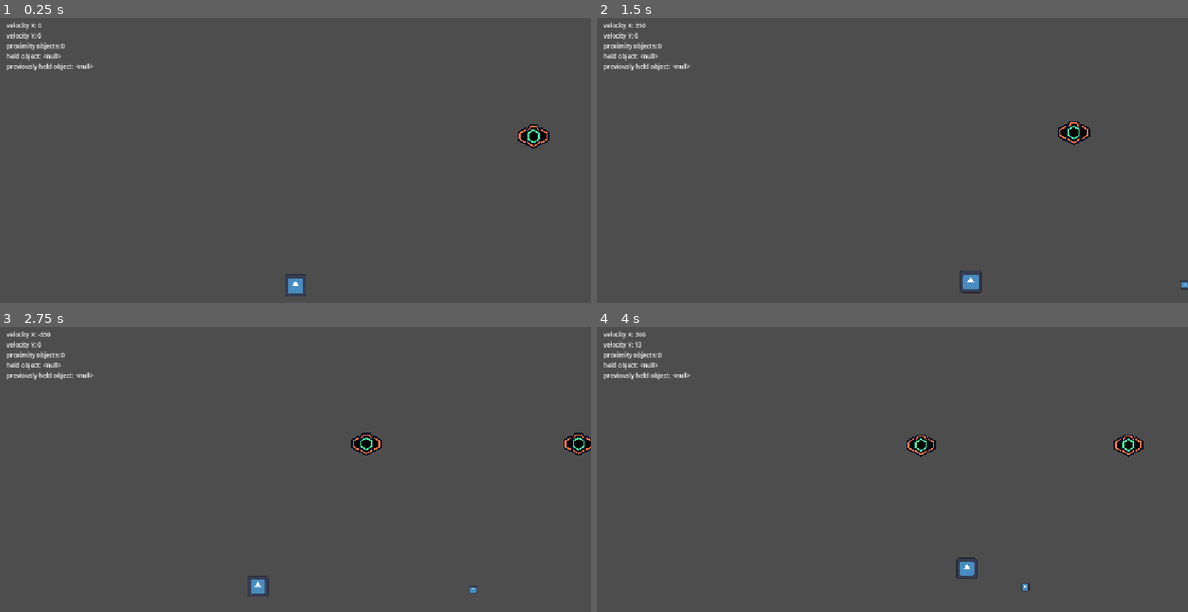
Above: before the commit, frames 1-4 (two rows, left to right).
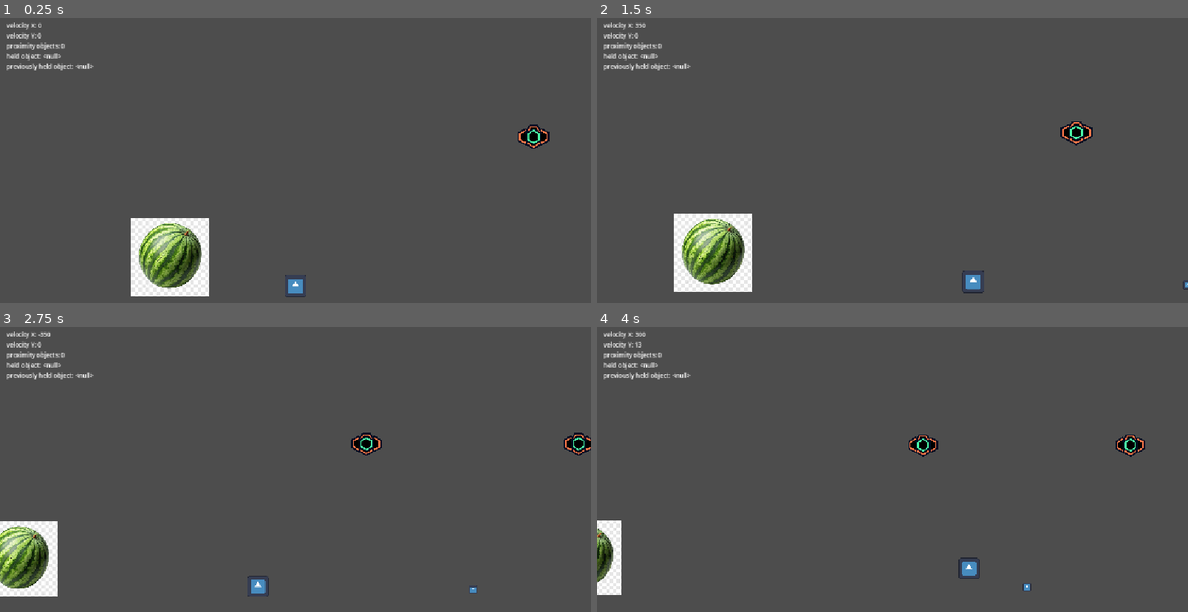
Above: after the commit, the same moments.

Repository: untugo/metroidvania-jam
Game: Godot game, scene res://scenes/world.tscn
Same seed, same stepped clock (60 frames per second), same inputs: the game is played once before the commit and once after it. The engine's default icon, where the game draws it, is replaced by a stand-in: a white triangle on a blue panel in a dark square.
Inputs (mouse positions are in pixels of both pictures, inside the frame that each line leads up to):
- Up to frame 1 (0.25 s): no input
- Up to frame 2 (1.5 s): tap Enter (ui_accept) at 0.5, 0.77 s; move the mouse to (1022, 163) at 0.52 s; press the mouse at (1022, 163) at 0.53 s; hold D (MOVE_RIGHT) from 0.53 s (still down); move the mouse to (774, 197) at 1.27 s; release the mouse at (774, 197) at 1.28 s; right-click (774, 197) at 1.35 s
- Up to frame 3 (2.75 s): tap Enter (ui_accept) at 1.52 s; move the mouse to (354, 418) at 2.02 s; release D (MOVE_RIGHT) at 2.03 s; hold A (MOVE_LEFT) from 2.03 s (still down); hold F (ACTION_03) from 2.03 s (still down)
- Up to frame 4 (4 s): move the mouse to (862, 557) at 2.77 s; release A (MOVE_LEFT) at 2.78 s; release F (ACTION_03) at 2.78 s; hold D (MOVE_RIGHT) from 2.78 s (still down); tap Shift (dash) at 2.85 s; tap Enter (ui_accept) at 3.02, 3.77 s; move the mouse to (1069, 540) at 3.52 s; hold E (ring) from 3.53 s (still down)

The runs differ from the first frame. In frame 1, 3.7% of the frame differs, in the area x 22-93%, y 37-98%; in frame 2, 3.9%, in the area x 13-100%, y 36-97%; in frame 3, 2.6%; in frame 4, 1.6%.

Commit message:
added an enemy and health

Diff:
--- a/project.godot
+++ b/project.godot
@@ -19,6 +19,10 @@
 
 window/stretch/mode="canvas_items"
 window/stretch/aspect="expand"
+
+[global_group]
+
+enemies=""
 
 [input]
 
--- /dev/null
+++ b/scenes/enemy.tscn
@@ -0,0 +1,22 @@
+[gd_scene format=3 uid="uid://do1ryyu8dflta"]
+
+[ext_resource type="Texture2D" uid="uid://dkkp16kay52s4" path="res://assets/textures/enemy_placeholder.png" id="1_7p1mj"]
+[ext_resource type="Script" uid="uid://csd6dixirkr2v" path="res://scripts/enemies scripts/enemy.gd" id="1_md0e3"]
+
+[sub_resource type="RectangleShape2D" id="RectangleShape2D_md0e3"]
+size = Vector2(158, 158)
+
+[node name="Area2D" type="Area2D" unique_id=1049215751 groups=["enemies"]]
+collision_layer = 4
+collision_mask = 2
+script = ExtResource("1_md0e3")
+
+[node name="CollisionShape2D" type="CollisionShape2D" parent="." unique_id=1029725187]
+position = Vector2(1, 0)
+shape = SubResource("RectangleShape2D_md0e3")
+
+[node name="Sprite2D" type="Sprite2D" parent="." unique_id=1486681985]
+scale = Vector2(0.240625, 0.240625)
+texture = ExtResource("1_7p1mj")
+
+[connection signal="body_entered" from="." to="." method="_on_body_entered"]
--- a/scenes/player.tscn
+++ b/scenes/player.tscn
@@ -1,11 +1,15 @@
 [gd_scene format=3 uid="uid://br5r2ckil35is"]
 
+[ext_resource type="Script" uid="uid://d277b1st2b5i2" path="res://scripts/player scripts/enemy_colider.gd" id="1_fjrip"]
 [ext_resource type="Texture2D" uid="uid://b7n2gxcd8rxmu" path="res://assets/textures/icon.svg" id="2_qhqgy"]
 [ext_resource type="PackedScene" uid="uid://bat2wv1lxk2ll" path="res://debug/debug UI.tscn" id="2_tuyoq"]
 [ext_resource type="Texture2D" uid="uid://6341lixl4ox8" path="res://assets/textures/arrow.png" id="3_qhqgy"]
 [ext_resource type="Script" uid="uid://csmy8ycycfqb0" path="res://scripts/player scripts/character_controller.gd" id="4_dqkch"]
 [ext_resource type="Script" uid="uid://dfi1dyr3i54vx" path="res://scripts/player scripts/camera_controller.gd" id="5_qlg0r"]
 [ext_resource type="Script" uid="uid://657ashe4v6co" path="res://scripts/player scripts/hand_controller.gd" id="6_fjrip"]
+
+[sub_resource type="RectangleShape2D" id="RectangleShape2D_fjrip"]
+size = Vector2(34, 30)
 
 [sub_resource type="RectangleShape2D" id="RectangleShape2D_g2els"]
 size = Vector2(44, 44)
@@ -19,10 +23,21 @@
 floor_stop_on_slope = false
 platform_floor_layers = 4294901761
 
+[node name="EnemyColider" type="Node2D" parent="." unique_id=1369354087]
+script = ExtResource("1_fjrip")
+
+[node name="ColisionArea" type="Area2D" parent="EnemyColider" unique_id=1244187684]
+collision_layer = 4
+collision_mask = 4
+
+[node name="CollisionShape2D" type="CollisionShape2D" parent="EnemyColider/ColisionArea" unique_id=21709219]
+shape = SubResource("RectangleShape2D_fjrip")
+
 [node name="Cameras" type="Node2D" parent="." unique_id=1850579589]
 
 [node name="MovementCamera" type="Camera2D" parent="Cameras" unique_id=144124934]
 offset = Vector2(0, -180)
+process_callback = 0
 position_smoothing_enabled = true
 position_smoothing_speed = 7.0
 rotation_smoothing_enabled = true
@@ -34,6 +49,7 @@
 editor_draw_drag_margin = true
 
 [node name="RingCamera" type="Camera2D" parent="Cameras" unique_id=1144879320]
+process_callback = 0
 limit_enabled = false
 position_smoothing_speed = 7.0
 
@@ -94,6 +110,7 @@
 body = NodePath("../../../..")
 hand = NodePath("../../../../Hand")
 
+[connection signal="area_entered" from="EnemyColider/ColisionArea" to="EnemyColider" method="_on_colision_area_area_entered"]
 [connection signal="body_entered" from="Hand/reach" to="Hand" method="_on_reach_body_entered"]
 [connection signal="body_exited" from="Hand/reach" to="Hand" method="_on_reach_body_exited"]
 
--- a/scenes/world.tscn
+++ b/scenes/world.tscn
@@ -4,6 +4,7 @@
 [ext_resource type="PackedScene" uid="uid://coy6x8uc2rt8k" path="res://scenes/interactive objects/ring.tscn" id="2_4wyf3"]
 [ext_resource type="PackedScene" uid="uid://bprfbx5e0jkk7" path="res://scenes/interactive objects/ring_anchor.tscn" id="3_4wyf3"]
 [ext_resource type="PackedScene" uid="uid://c0gd3dcg2h2cd" path="res://scenes/interactive objects/platform.tscn" id="4_k0juu"]
+[ext_resource type="PackedScene" uid="uid://do1ryyu8dflta" path="res://scenes/enemy.tscn" id="5_71j4m"]
 
 [sub_resource type="WorldBoundaryShape2D" id="WorldBoundaryShape2D_b1gpb"]
 
@@ -44,3 +45,6 @@
 position = Vector2(63.5, 26)
 shape = SubResource("RectangleShape2D_i6s0i")
 debug_color = Color(0.7, 0.7, 0.7, 0)
+
+[node name="Area2D" parent="." unique_id=1049215751 instance=ExtResource("5_71j4m")]
+position = Vector2(-356, 555)
--- /dev/null
+++ b/scripts/enemies scripts/enemy.gd
@@ -0,0 +1,11 @@
+extends Area2D
+
+@onready var colider = $CollisionShape2D
+
+var health: int = 3
+var damage: float
+var velocity: Vector2
+
+func _physics_process(_delta: float) -> void:
+	if health <= 0.0:
+		self.queue_free()
--- /dev/null
+++ b/scripts/player scripts/enemy_colider.gd
@@ -0,0 +1,36 @@
+extends Node2D
+
+@onready var player = self.get_parent()
+@onready var velocity: Vector2 = player.velocity
+
+var damage: int = 0
+var health: int = 3
+var dead: float = false
+
+# this is a dictionary of tiers. the first number shows the damage, the second one shows the invenurability.
+var tiers: Dictionary = {"one": [0, false], "two": [0, false], "three": [1, false], "four": [2, true], "five": [3, true]}
+
+# Called when the node enters the scene tree for the first time.
+func _ready() -> void:
+	pass
+
+
+# Called every frame. 'delta' is the elapsed time since the previous frame.
+func _process(_delta: float) -> void:
+	update_velocity()
+
+	if not dead:
+		if health <= 0:
+			print("i mean you're kinda dead but i'll make you invisible for now")
+			player.visible = false
+			dead = true
+
+
+func update_velocity():
+	velocity = player.velocity
+
+
+func _on_colision_area_area_entered(area: Area2D) -> void:
+	if area.is_in_group("enemies"):
+		print("aw i got damaged")
+		health -= 1
Binary file added: assets/textures/enemy_placeholder.png
Not shown, added: assets/textures/enemy_placeholder.png.import
Not shown, added: scripts/enemies scripts/enemy.gd.uid
Not shown, added: scripts/player scripts/enemy_colider.gd.uid
